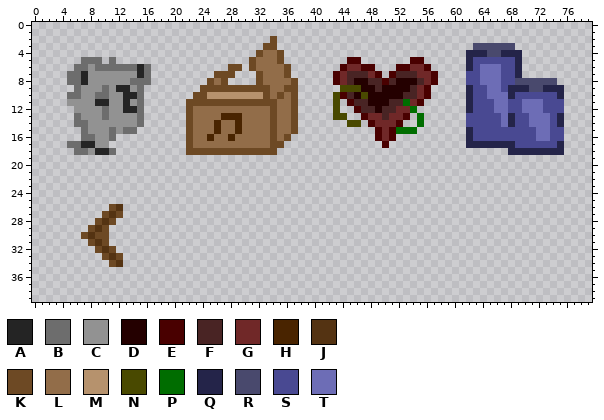
Edited in one commit: sprite sheet (bin/gfx/objects.png). Above: the version before the commit.
The file is 80x40 pixels.
Palette (. is transparent): A #242424  B #6d6d6d  C #929292  D #240000  E #490000  F #492424  G #702828  H #492400  J #543312  K #6d4924  L #926d49  M #b6926d  N #494900  P #006d00  Q #242449  R #49496d  S #494992  T #6d6db6
Pixels before (only the part around the change), first column x 14:
12 AB......KLLLLLLLLLLLKLLK.....N..E
13 CB......KLLLLHHHLLLLKLLK.....NN..
14 CB......KLLLHLLHLLLLKLLK.......NN
15 B.......KLLLHLLHLLLLKLLK.........
16 ........KLLHLLHLLLLLKLK..........
17 ........KLLLLLLLLLLLKK...........
18 ........KKKKKKKKKKKKK............
19 .................................
20 .................................
21 .................................
22 .................................
23 .................................
24 .................................
25 .................................
26 .................................
27 .................................
28 .................................
29 .................................
30 .................................
31 .................................
32 .................................
33 .................................
34 .................................
35 .................................
36 .................................
37 .................................
38 .................................
39 .................................
After the commit:
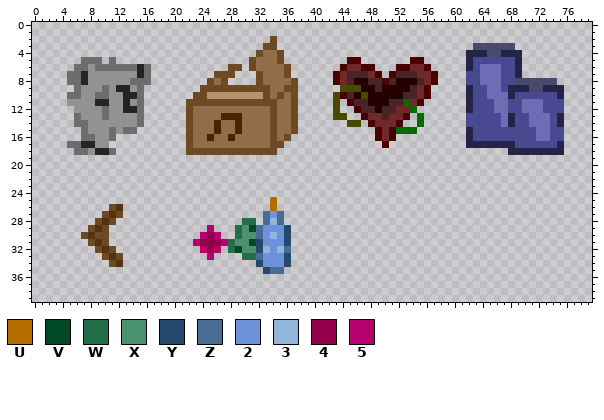
Colours new in this view: U #b66d00  V #004924  W #246d49  X #49926d  Y #24496d  Z #496d92  2 #6d92db  3 #92b6db  4 #920049  5 #b6006d
Difference:
Changed rows in their new state; - is an unchanged pixel.
first column x 23:
25 -----------U--
26 -----------U--
27 ----------Z2Z-
28 -------WW-Z3Z-
29 --5---WXVZ222Y
30 -545--WXXZ232Y
31 54445WXXVY222Y
32 -545-WVXXY323Z
33 --5----WWZ222Y
34 ---------Y222Y
35 ----------YZZ-
Pixel boxes of the changes (left, top, right, bottom) in both pictures:
added: (193, 197, 291, 274)
